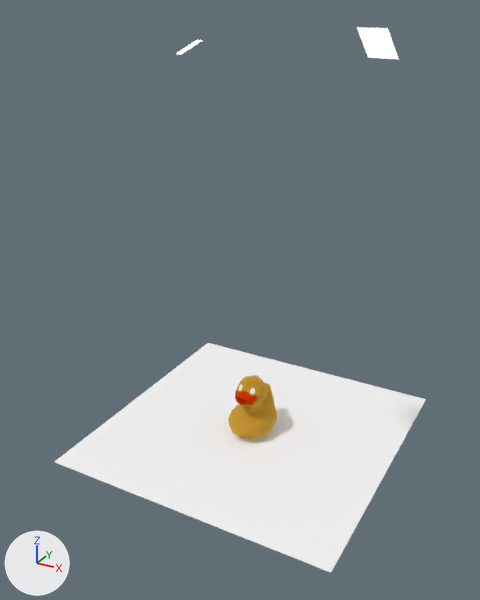
Renders of the glTF model rubber-duck.glb from each side of a commit.
The view is the same before and after, from a camera (50 mm lens) standing at (15.0, -29.0, 22.5) and looking at (-0.2, -1.2, 8.6). The lights are fixed; the arrows at lower left show +X, +Y and +Z. Where no turn or scale is listed for an object, it has been applied to the vertices.

In view in the first picture: 'Ground Plane', 'Light1', 'Light2', 'Rubber Duck'.
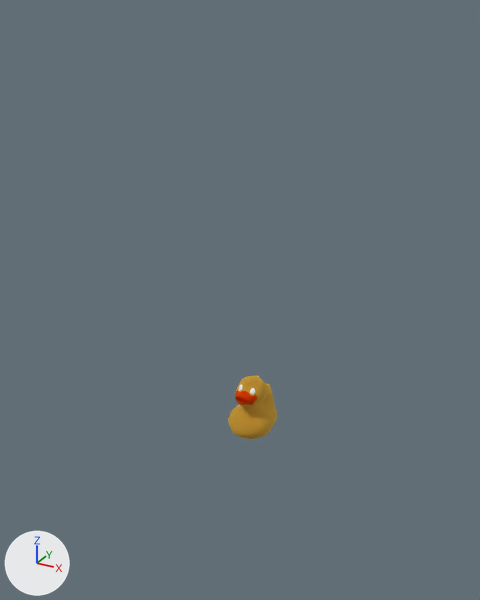
What differs and where, as boxes (x1, y1, x2, y2) in the pictures (480 x 600 px):
'Ground Plane', deleted
    before: (54, 343, 426, 572)
'Light1', deleted
    before: (357, 27, 399, 60)
'Light2', deleted
    before: (176, 40, 203, 55)

Patch to the scene script:
```diff
--- a/rubber-duck.glb.py
+++ b/rubber-duck.glb.py
@@ ob_ground_plane @@
-ob_ground_plane = bpy.data.objects.new('Ground Plane', me_plane_002)
-ob_ground_plane.location = (0.0, 0.0, 0.0)
@@ ob_light2 @@
-ob_light2 = bpy.data.objects.new('Light2', me_plane_001)
-ob_light2.location = (-0.49, -5.03, 21.04)
@@ ob_light1 @@
-ob_light1 = bpy.data.objects.new('Light1', me_plane)
-ob_light1.location = (3.78, 5.85, 20.84)
```
